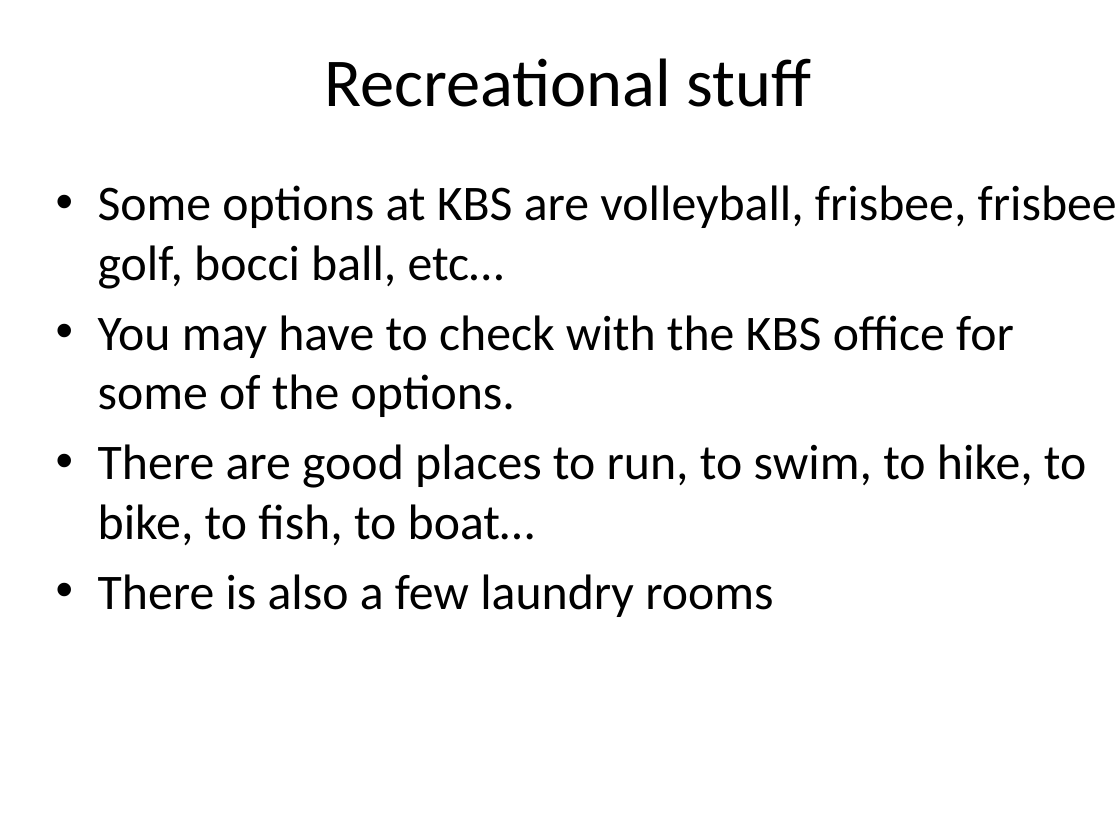
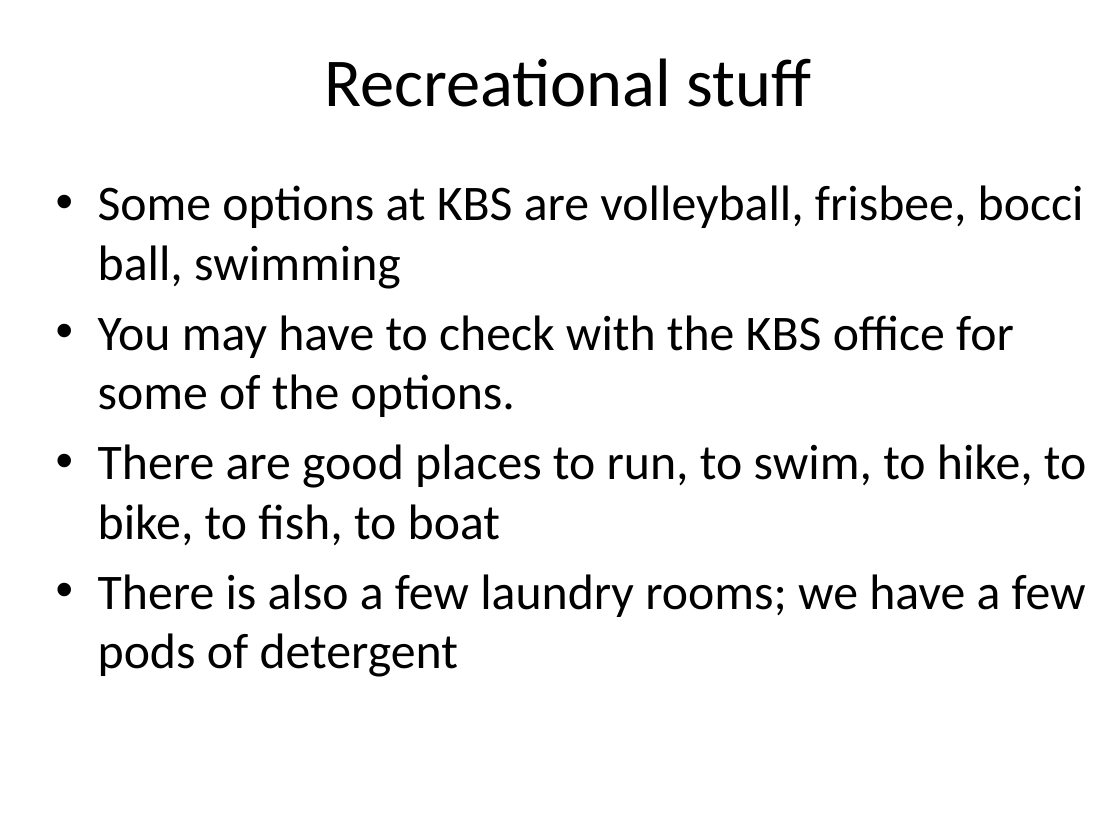
Before and after one commit to edamame-course/docs, a slide deck: slide 13 of extra/Presentations/2015-06-22-AM_Ashley_WelcomeLecture.pptx (slide 12 before the commit). Drawn at 1120x840 pixels with LibreOffice and Linux fonts; fonts in the diff are those of the drawing. Boxes give left, top, right and bottom in pixels: in the first picture for what was removed or moved away, otherwise in the second. Text is boxed around its words. In the diff, an @@ line names an element or a change of style, - is before the commit and + after.

```diff
--- a/extra/Presentations/2015-06-22-AM_Ashley_WelcomeLecture.pptx
+++ b/extra/Presentations/2015-06-22-AM_Ashley_WelcomeLecture.pptx
@@ text at (x1=98, y1=185, x2=1084, y2=289): text changed @@
-• Some options at KBS are volleyball, frisbee, frisbee golf, bocci ball, etc…
+• Some options at KBS are volleyball, frisbee, bocci ball, swimming
@@ text at (x1=98, y1=444, x2=1086, y2=677): text changed @@
-• There are good places to run, to swim, to hike, to bike, to fish, to boat…
-• There is also a few laundry rooms
+• There are good places to run, to swim, to hike, to bike, to fish, to boat
+• There is also a few laundry rooms; we have a few pods of detergent
```
Also in this commit, not shown: 13 other slides changed, 3 slides added, 1 slide removed, 1 other file.
